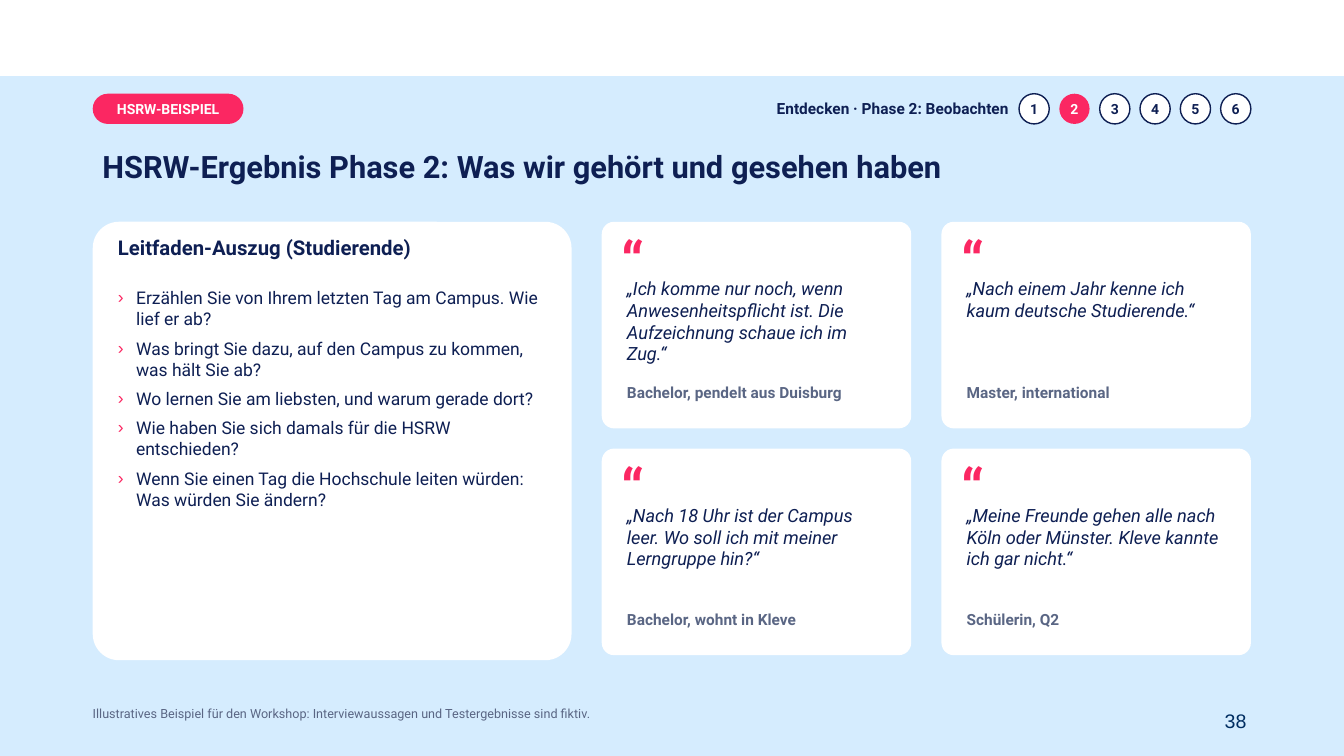
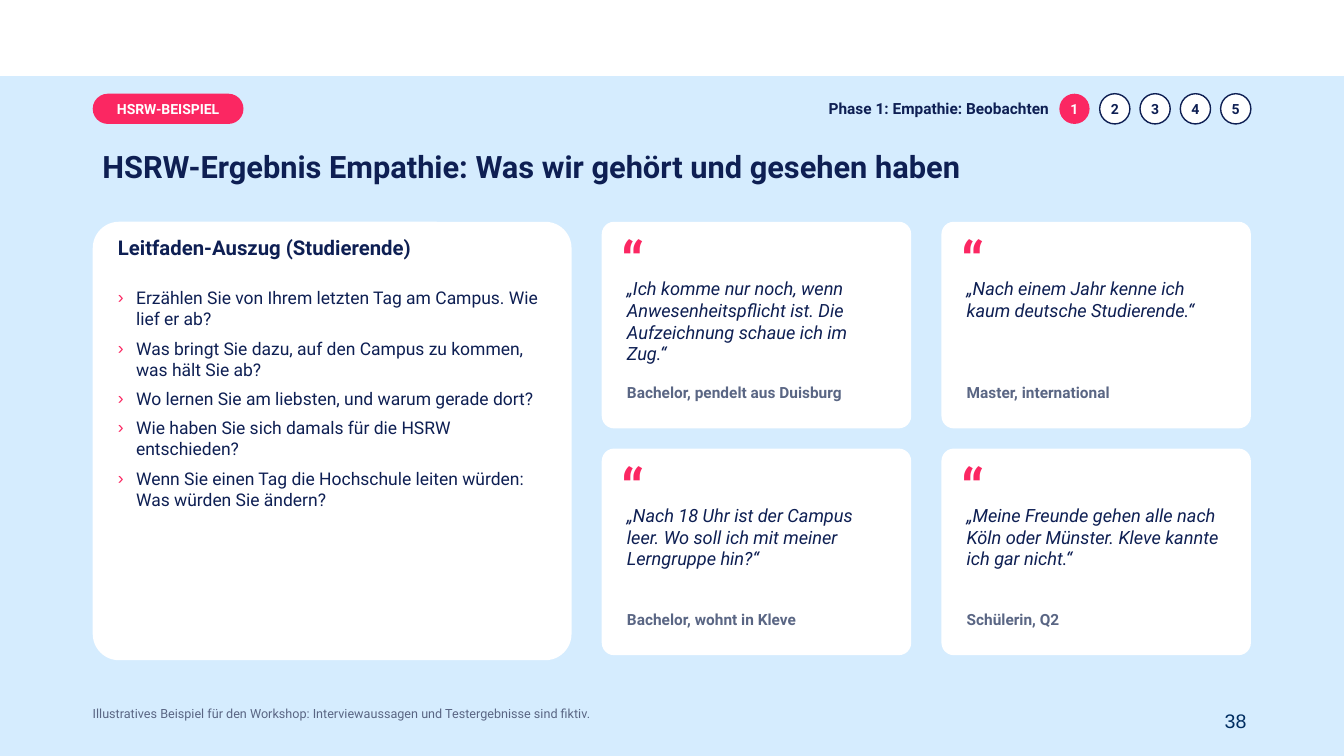
Before and after one commit to nina-nue/NKN, a slide deck: slide 38 of workshop-ki-fuer-kmu/KI-INNOVATION_Teil1_2026-11-03.pptx. Drawn at 1344x756 pixels with LibreOffice and Linux fonts; fonts in the diff are those of the drawing; background and template pictures are left out. Boxes give left, top, right and bottom in pixels: in the first picture for what was removed or moved away, otherwise in the second. Text is boxed around its words. In the diff, an @@ line names an element or a change of style, - is before the commit and + after.

```diff
--- a/workshop-ki-fuer-kmu/KI-INNOVATION_Teil1_2026-11-03.pptx
+++ b/workshop-ki-fuer-kmu/KI-INNOVATION_Teil1_2026-11-03.pptx
@@ text at (829,102,1049,117): text changed @@
-Entdecken · Phase 2: Beobachten
+Phase 1: Empathie: Beobachten
@@ ellipse "1" at (1060,94,1090,124): text colour #0E1F53 to #FFFFFF; fill #FFFFFF to #FB2762; outline #0E1F53 1 pt to none @@
@@ ellipse "2" at (1100,94,1130,124): text colour #FFFFFF to #0E1F53; fill #FB2762 to #FFFFFF; outline none to #0E1F53 1 pt @@
@@ 5 ellipses: place and size @@
-5 ellipses at (1019,94,1211,124)
+5 ellipses at (1060,94,1251,124)
@@ text at (102,155,960,185): text changed @@
-HSRW-Ergebnis Phase 2: Was wir gehört und gesehen haben
+HSRW-Ergebnis Empathie: Was wir gehört und gesehen haben
```
Also in this commit, not shown: 36 other slides changed, 3 other files.
